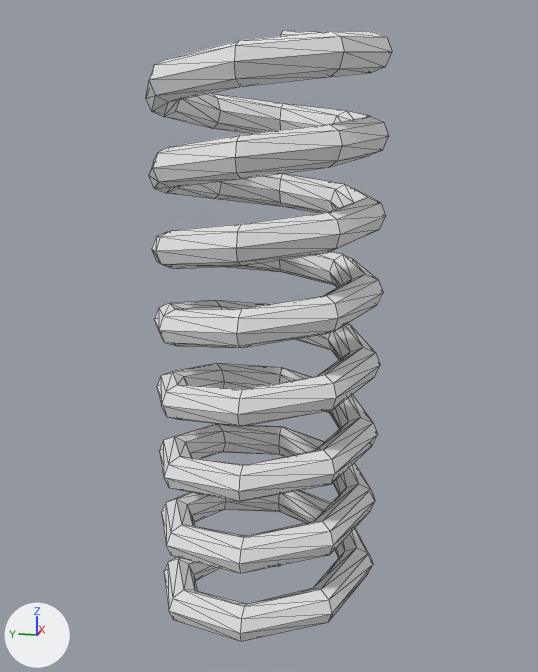
An edit to the OBJ model res/models/spring.obj, drawn before and after from the same camera.
One viewpoint serves both versions: a 50 mm lens placed at (-6.15, -1.27, 1.59), pointed at (0.02, -0.03, 0.05). Lighting does not change. The marker at lower left points along +X, +Y and +Z. Mesh edges are drawn as thin lines. Where no turn or scale is listed for an object, it has been applied to the vertices.

Objects in the first picture: 'spring'.
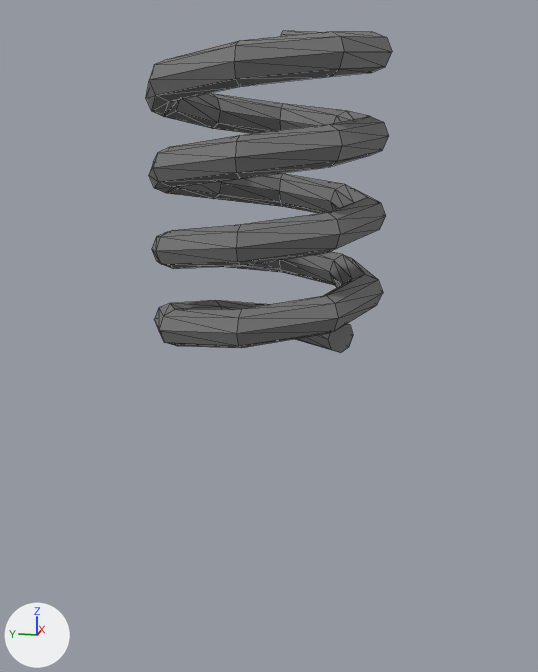
The newer file is also rescaled (x0.949), turned or shifted as a whole; pictures and numbers use the older file's frame.

What changed in the scene script:
```text
Add mat_lambert2sg_001:
    mat_lambert2sg_001 = principled_material('lambert2SG.001')
    mat_lambert2sg_001.base_color = (0.18, 0.18, 0.18)  # grey #767676
    mat_lambert2sg_001.roughness = 0.69
Change me_spring:
    used by ob_spring; location = (0.0, 0.0, 0.0)
    remove me_spring.from_pydata(...)  # 520 vertices, 1028 faces; spans x -1.0..1.0, y -1.0..1.0, z -2.65..2.65
    add me_spring.from_pydata(...)  # 272 vertices, 531 faces; spans x -1.0..1.0, y -1.0..1.0, z -0.23..2.65
    me_spring part 1
    248 vertices are removed from x -1.0..1.0, y -1.0..1.0, z -2.65..-0.01
    498 faces are deleted
    1 new face joins them
    me_spring part 2: 530 faces spanning x -1.0..1.0, y -1.0..1.0, z -0.23..2.65 switch from mat_lambert2sg (white #e7e7e7) to mat_lambert2sg_001 (grey #767676)
```

Pixel boxes [x1, y1, x2, y2] of what changed, in the pictures (538 x 672 px):
'spring', reshaped (47% shorter)
    before: [146, 30, 392, 642]
    after: [146, 30, 392, 353]
part 1 of me_spring, cut back
    before: [157, 324, 380, 642]
    after: [328, 324, 353, 353]
part 2 of me_spring, recoloured
    both: [146, 30, 392, 350]
